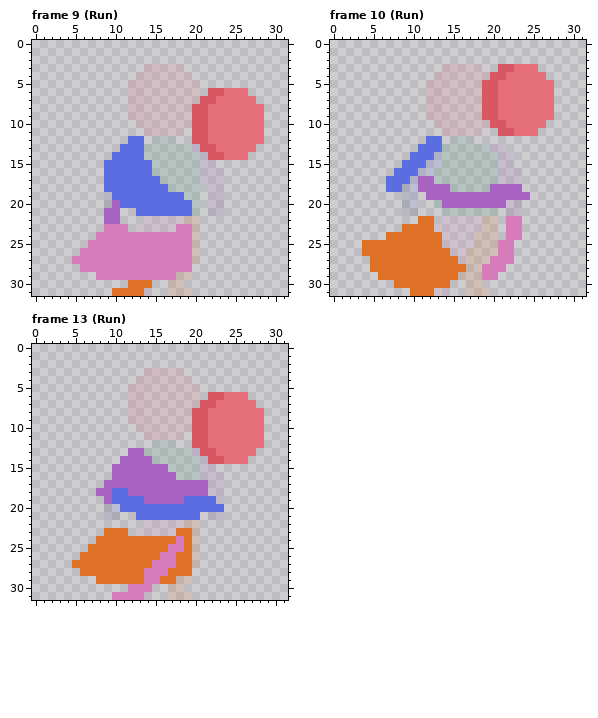
One commit to this pixel-art file: Screenshots/base_anims.aseprite. Above is the file before it was changed.
32x32 pixels, 16 frames. Shown: frame 9 (Run), frame 10 (Run), frame 13 (Run). The commit also changed other frames, which this record leaves out.
After:
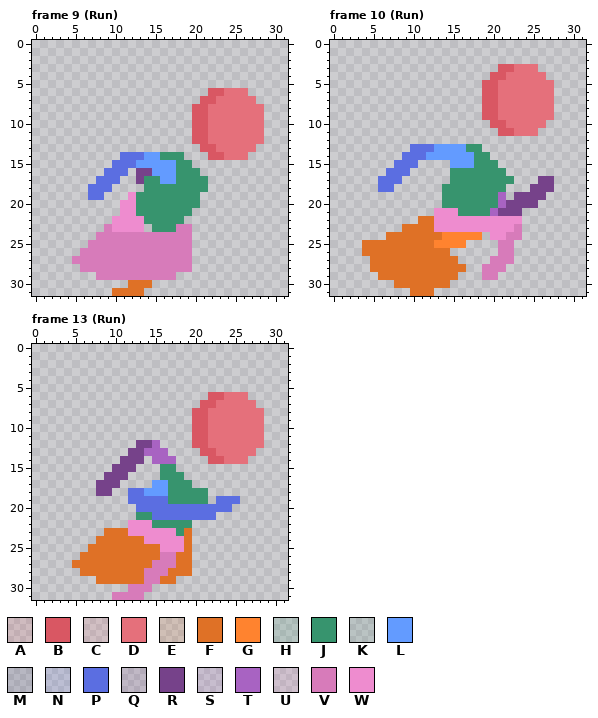
Palette (. is transparent): A #d9576327  B #d95763  C #e5707b27  D #e5707b  E #df712627  F #df7126  G #ff832f  H #37946e27  J #37946e  K #548a7a27  L #639bff  M #3f3f7427  N #5b6ee127  P #5b6ee1  Q #76428a27  R #76428a  S #a863c227  T #a863c2  U #d77bba27  V #d77bba  W #ee8ccf
Edits made:
layer "Full anim reference" now hidden
layer "Layer 3" now shown
layer "Back Arm" now shown
layer "Layer 2" added
layer "front leg limb" added
layer "Front Arm" now shown
layer "Layer 1" now shown
layer "Back Arm Copy" removed
layer "Front Arm2" removed
--- frame 9 (Run)
@@ x 5..25 @@
  2 .....................
- 3 .........AACCC.......
- 4 ........AACCCCC......
- 5 .......AACCCCCCC.....
- 6 .......AACCCCCCC.BBDD
- 7 .......AACCCCCCCBBDDD
- 8 .......AACCCCCCBBDDDD
- 9 .......AACCCCCCBBDDDD
-10 ........AACCCCCBBDDDD
-11 .........AACCC.BBDDDD
-12 .......PP.KKK..BBDDDD
-13 ......PPPHHHHHHSBBDDD
-14 .....PPPPHHHHHHHSBBDD
-15 ....PPPPPPHHHHHHSS...
-16 ....PPPPPPHHHHHHSSS..
-17 ....PPPPPPPHHHHHSSS..
-18 ....PPPPPPPPHHHH.SS..
-19 ....MPPPPPPPPPHH.SQ..
-20 ....MTPPPPPPPPPH.SQ..
-21 ....TT..PPPPPPPH.QQ..
-22 ....TT...UUUUUEE.....
-23 ....VVV.UUUUUVVE.....
-24 ...VVVVVVVVVVVVE.....
-25 ..VVVVVVVVVVVVVE.....
-26 .VVVVVVVVVVVVVVE.....
-27 VVVVVVVVVVVVVVVE.....
+ 3 .....................
+ 4 .....................
+ 5 .....................
+ 6 .................BBDD
+ 7 ................BBDDD
+ 8 ...............BBDDDD
+ 9 ...............BBDDDD
+10 ...............BBDDDD
+11 ...............BBDDDD
+12 ...............BBDDDD
+13 ................BBDDD
+14 ......PPPLLJJJ...BBDD
+15 .....PPPLLLLLJJ......
+16 ....PPP.RRLLLJJJ.....
+17 ...PPP..RJJLLJJJJ....
+18 ..PPP....JJJJJJJJ....
+19 ..PP...WJJJJJJJJ.....
+20 ......WWJJJJJJJJ.....
+21 ......WWJJJJJJJ......
+22 .....WWWWJJJJJ.......
+23 ....VWWWW.JJJVV......
+24 ...VVVVVVVVVVVV......
+25 ..VVVVVVVVVVVVV......
+26 .VVVVVVVVVVVVVV......
+27 VVVVVVVVVVVVVVV......
 28 .VVVVVVVVVVVVVV......
-29 ...VVVVVVVVVVEE......
-30 .......FFF..EE.......
-31 .....FFFFU..EEE......
+29 ...VVVVVVVVVV........
+30 .......FFF...........
+31 .....FFFF............
--- frame 10 (Run)
@@ x 0..31 @@
  2 ................................
- 3 ..............AACCC..BBDDD......
- 4 .............AACCCCCBBDDDDD.....
- 5 ............AACCCCCBBDDDDDDD....
- 6 ............AACCCCCBBDDDDDDD....
- 7 ............AACCCCCBBDDDDDDD....
- 8 ............AACCCCCBBDDDDDDD....
- 9 ............AACCCCCBBDDDDDDD....
-10 .............AACCCCCBBDDDDD.....
-11 ..............AACCC..BBDDD......
-12 ............PP.KKK..............
-13 ...........PPPHHHHHHSS..........
-14 ..........PPPNHHHHHHHSS.........
-15 .........PPPNNHHHHHHHSS.........
-16 ........PPPNNHHHHHHHHSSS........
-17 .......PPPNTTHHHHHHHHSSS........
-18 .......PPMNTTTTHHHHHTTTT........
-19 .........MN.TTTTTTTTTTTTT.......
-20 .........MN..HTTTTTTTTSQ........
-21 .........MM...HHHHHHH.QQ........
-22 ...........FF.UUUUUEE.VV........
-23 .........FFFFUUUUUUEE.VV........
-24 .......FFFFFFFUUUUEEE.VV........
-25 ....FFFFFFFFFFUUUUEEEVV.........
-26 ....FFFFFFFFFFFUUEEEEVV.........
-27 .....FFFFFFFFFFFUEEEVVV.........
-28 .....FFFFFFFFFFFFEEVVV..........
-29 ......FFFFFFFFFFEEEVV...........
-30 ........FFFFFFF..EE.............
-31 ..........FFFUU..EEE............
+ 3 .....................BBDDD......
+ 4 ....................BBDDDDD.....
+ 5 ...................BBDDDDDDD....
+ 6 ...................BBDDDDDDD....
+ 7 ...................BBDDDDDDD....
+ 8 ...................BBDDDDDDD....
+ 9 ...................BBDDDDDDD....
+10 ....................BBDDDDD.....
+11 .....................BBDDD......
+12 ................................
+13 ..........PPPLLLLJJ.............
+14 .........PPPLLLLLLJJ............
+15 ........PPP....LLLJJJ...........
+16 .......PPP.....JJJJJJJ..........
+17 ......PPP......JJJJJJJJ...RR....
+18 ......PP......JJJJJJJJ...RRR....
+19 ..............JJJJJJJT.RRRR.....
+20 ..............JJJJJJJTRRRR......
+21 .............WWWJJJJTRRR........
+22 ...........FFWWWWWWWWWWW........
+23 .........FFFFWWWWWWWWWWV........
+24 .......FFFFFFFGGGGG.WWVV........
+25 ....FFFFFFFFFGGGG....VV.........
+26 ....FFFFFFFFFFF......VV.........
+27 .....FFFFFFFFFFF....VVV.........
+28 .....FFFFFFFFFFFF..VVV..........
+29 ......FFFFFFFFFF...VV...........
+30 ........FFFFFFF.................
+31 ..........FFF...................
--- frame 13 (Run)
@@ x 6..27 @@
  2 ......................
- 3 ........AACCC.........
- 4 .......AACCCCC........
- 5 ......AACCCCCCC.......
- 6 ......AACCCCCCC.BBDDD.
- 7 ......AACCCCCCCBBDDDDD
- 8 ......AACCCCCCBBDDDDDD
- 9 ......AACCCCCCBBDDDDDD
-10 .......AACCCCCBBDDDDDD
-11 ........AACCC.BBDDDDDD
-12 .........KKK..BBDDDDDD
-13 ......TTHHHHHHSBBDDDDD
-14 .....TTTTHHHHHHSBBDDD.
-15 ....TTTTTTTHHHHSS.....
-16 ....TTTTTTTTHHHSSS....
-17 ...TTTTTTTTTTTTTSS....
-18 ..TTPPTTTTTTTTTTSS....
-19 ...TPPPPTTTTTPPPPQ....
-20 ...MNPPPPPPPPPPPPP....
-21 ...MM..PPPPPPPP.QQ....
-22 ........UUUUUEE.......
-23 ...FFF.UUUUUFFE.......
-24 ..FFFFFFFFFFVFE.......
-25 .FFFFFFFFFFVVFE.......
-26 FFFFFFFFFFVVFFE.......
-27 FFFFFFFFFVVVFFE.......
+ 3 ......................
+ 4 ......................
+ 5 ......................
+ 6 ................BBDDD.
+ 7 ...............BBDDDDD
+ 8 ..............BBDDDDDD
+ 9 ..............BBDDDDDD
+10 ..............BBDDDDDD
+11 ..............BBDDDDDD
+12 .......RRT....BBDDDDDD
+13 ......RRTTT....BBDDDDD
+14 .....RRR.TTT....BBDDD.
+15 ....RRR...JJ..........
+16 ...RRR....JJJ.........
+17 ..RRR....LLJJJ........
+18 ..RR..PPLLLJJJJJ......
+19 ......PPPPPJJJJJ.PPP..
+20 .......PPPPPPPPPPPP...
+21 .......JJPPPPPPPP.....
+22 ......WWWJJJJJ........
+23 ...FFFWWWWWWJF........
+24 ..FFFFFFWWWWWF........
+25 .FFFFFFFFFWWWF........
+26 FFFFFFFFFFVVFF........
+27 FFFFFFFFFVVVFF........
 28 FFFFFFFFVVVFFF........
-29 ..FFFFFFVVFFEE........
-30 ......VVV..EE.........
-31 ....VVVVU..EEE........
+29 ..FFFFFFVVFF..........
+30 ......VVV.............
+31 ....VVVV..............
Boxes around the changes in both pictures, in picture pixels (x1, y1, x2, y2):
changed: (88, 64, 224, 296)
changed: (378, 64, 554, 296)
changed: (96, 368, 240, 600)
